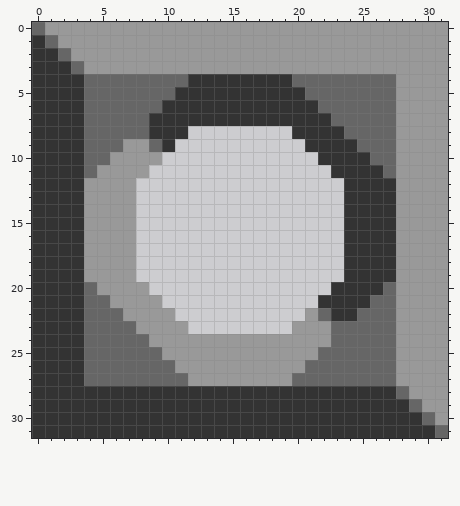
Pixel-art sprite: sprites/blocks/power/steam-turbine.png. Above: the version before the commit.
The file is 32x32 pixels.
After the commit:
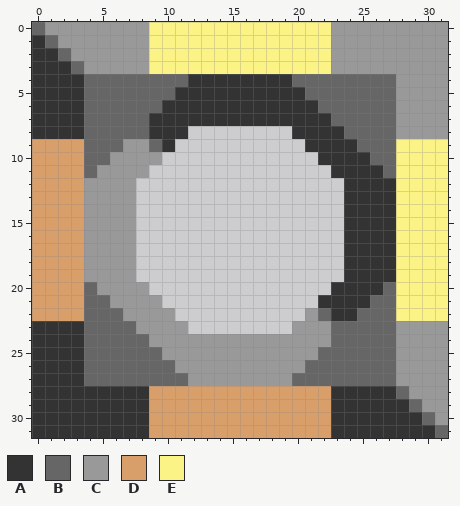
Palette (. is transparent): A #333333  B #666666  C #999999  D #d99f6b  E #fcf387
Difference:
The author changed colour A to colour D in rows 9 to 22 at x 0 to 3; in rows 28 to 31 at x 9 to 22.
The author changed colour C to colour E in rows 0 to 3 at x 9 to 22; in rows 9 to 22 at x 28 to 31.
Changed places in both pictures, as pixel boxes (x1, y1, x2, y2):
changed: (149, 22, 331, 74)
changed: (32, 139, 84, 321)
changed: (396, 139, 448, 321)
changed: (149, 386, 331, 438)
